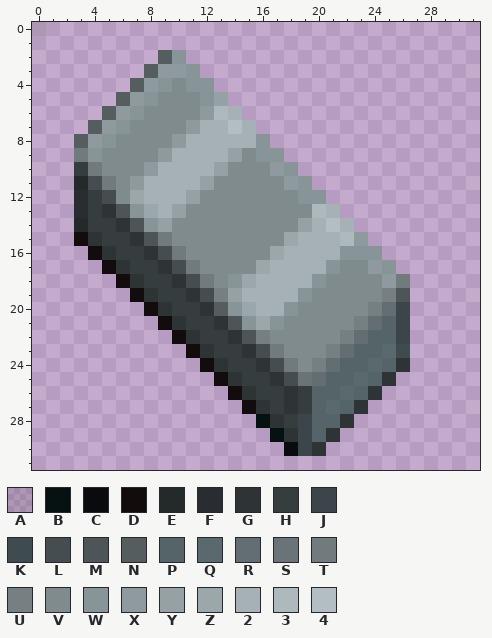
One commit to this pixel-art sprite: sprites/items/steel.png. The picture above was drawn from the file before the commit.
The file is 32x32 pixels. Pixels under 10% opacity are left out. Colours within 5 levels of each other are drawn and written as one.
Palette (. is transparent): A #0000001d  B #061212  C #090b0f  D #120c0d  E #24292a  F #292c30  G #2e3435  H #363d3f  J #3c464a  K #3f4c4f  L #454d50  M #4e5558  N #555d5f  P #556468  Q #5a696e  R #636e73  S #6a7377  T #717a7d  U #768083  V #808b8e  W #879498  X #8f9a9e  Y #96a1a5  Z #9ba7aa  2 #a5b1b4  3 #adb9bd  4 #b2bec3
Pixels before, first column x 0:
 0 A..........................
 1 ...........................
 2 .........NW................
 3 ........NXXW...............
 4 .......NXWVWW..............
 5 ......NXWVVVWY.............
 6 .....NXWVVVVX32............
 7 ....NXWVVVVX2242...........
 8 ...NXWVVVVX22222W..........
 9 ...TWVVVVX2222YVWW.........
10 ...HTVVVX2222YVVVXW........
11 ...ELTVX2222YVVVVVXW.......
12 ...FHLVZ222YVVVVVVVWW......
13 ...FHGMWZ2YVVVVVVVVV32.....
14 ...EHHGMWYVVVVVVVVVY242....
15 ...DGHHGMTVVVVVVVVZ2223X...
16 ....DGHHGLTVVVVVVZ2222WWW..
17 .....DGHHGLTVVVVZ2222WVVXW.
18 ......DGHHGLTVWZ2222WVVVVXT
19 .......DGHHGLUY2222WVVVVVUM
20 ........DGHHGNWZ22WVVVVVURJ
21 .........DGHHGMWZWVVVVVURPJ
22 ..........DGHHGMUVVVVVURPPJ
23 ...........DGHHGLTVVVURPPQK
24 ............DGHHGLTVURPPQPG
25 .............DGHHGLSRPPQPG.
26 ..............DGHHGHPPQPG..
27 ...............DGHGHPQPG...
28 ................BGHJPPG....
29 .................BGJPG.....
30 ..................CJG......
New version:
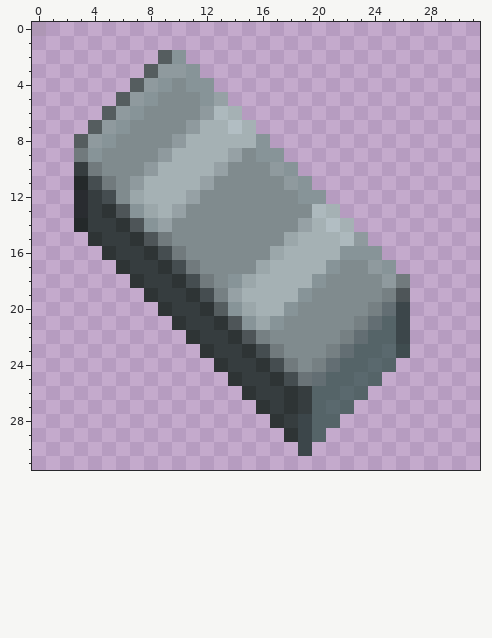
Changes in this commit:
Changed rows in their new state; - is an unchanged pixel.
first column x 3:
15 .-----------------------
16 -.----------------------
17 --.---------------------
18 ---.--------------------
19 ----.-------------------
20 -----.------------------
21 ------.-----------------
22 -------.----------------
23 --------.---------------
24 ---------.-------------.
25 ----------.-----------.-
26 -----------.---------.--
27 ------------.-------.---
28 -------------.-----.----
29 --------------.---.-----
30 ---------------.-.------
Where, in picture pixels (left, top, right, bottom), the same in both pictures:
erased: (74, 232, 410, 456)
